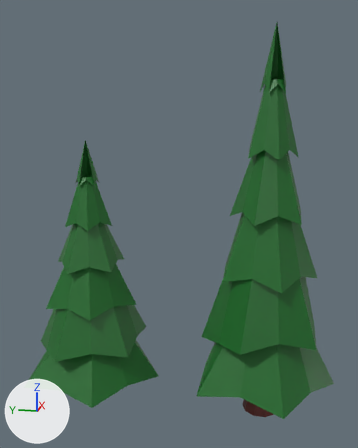
What one commit did to the FBX model Exports/Tree/Tree_03.fbx.
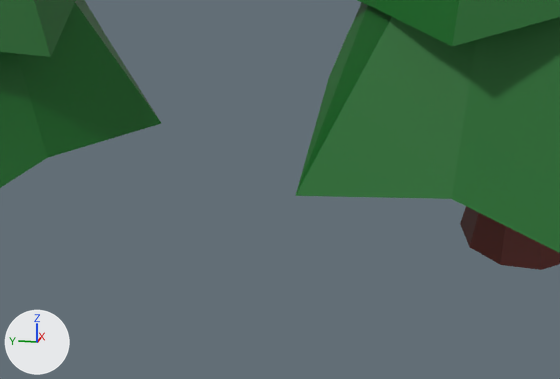
Each version is shown whole from a 50 mm camera at (-2.908, -0.108, 2.025) aimed at (-0.024, 0.469, 1.304), then close up on the part from 32% to 76% of the width and 76% to 100% of the height. The axes (+X, +Y, +Z) are drawn at lower left. The lights are the same throughout. Where no turn or scale is listed for an object, it has been applied to the vertices.

The first close-up shows 'Tree_03'.
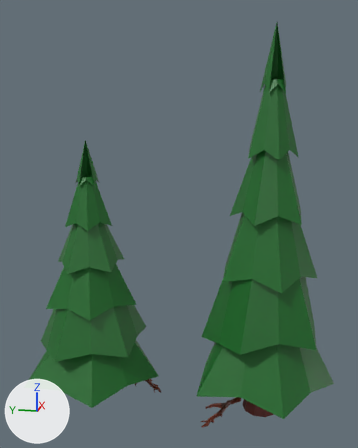
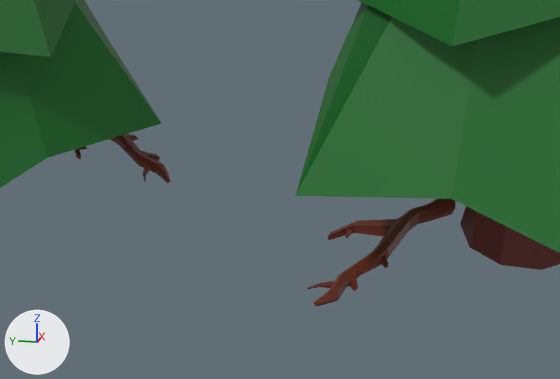
Boxes [x1, y1, x2, y2] around the edits, measured in the close-ups (560 x 379 px):
'Branch_02', added (brown)
    after: [307, 199, 455, 306]
'Branch_02.001', added (brown)
    after: [74, 134, 170, 183]

What changed in the scene script:
```text
Add mat_branch:
    mat_branch = principled_material('Branch')
    mat_branch.base_color = (0.141, 0.0261, 0.0109)  # brown #692d1b
Add me_cylinder_001:
    me_cylinder_001.from_pydata(...)  # 161 vertices, 156 faces; spans x -0.167..0.132, y -0.206..0.087, z -0.018..0.018
    me_cylinder_001.materials.append(mat_branch)  # brown #692d1b
Add me_cylinder_002:
    me_cylinder_002.from_pydata(...)  # 161 vertices, 156 faces; spans x -0.239..0.113, y -0.111..0.119, z -0.018..0.018
    me_cylinder_002.materials.append(mat_branch)  # brown #692d1b
Add ob_branch_02_001:
    ob_branch_02_001 = bpy.data.objects.new('Branch_02.001', me_cylinder_001)
    ob_branch_02_001.location = (0.15, 0.8, 0.126)
Add ob_branch_02:
    ob_branch_02 = bpy.data.objects.new('Branch_02', me_cylinder_002)
    ob_branch_02.location = (-0.077, 0.171, 0.126)
```
